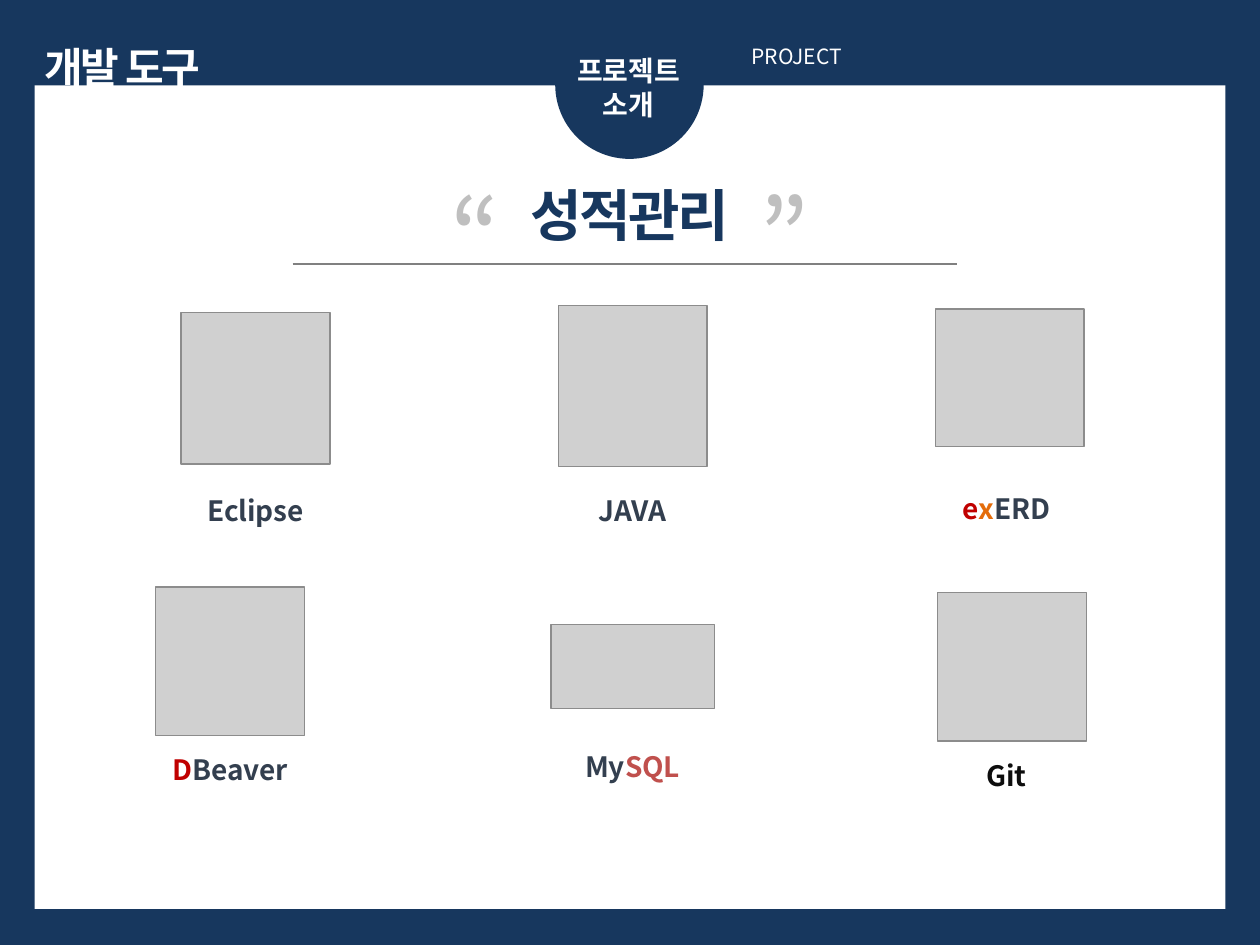
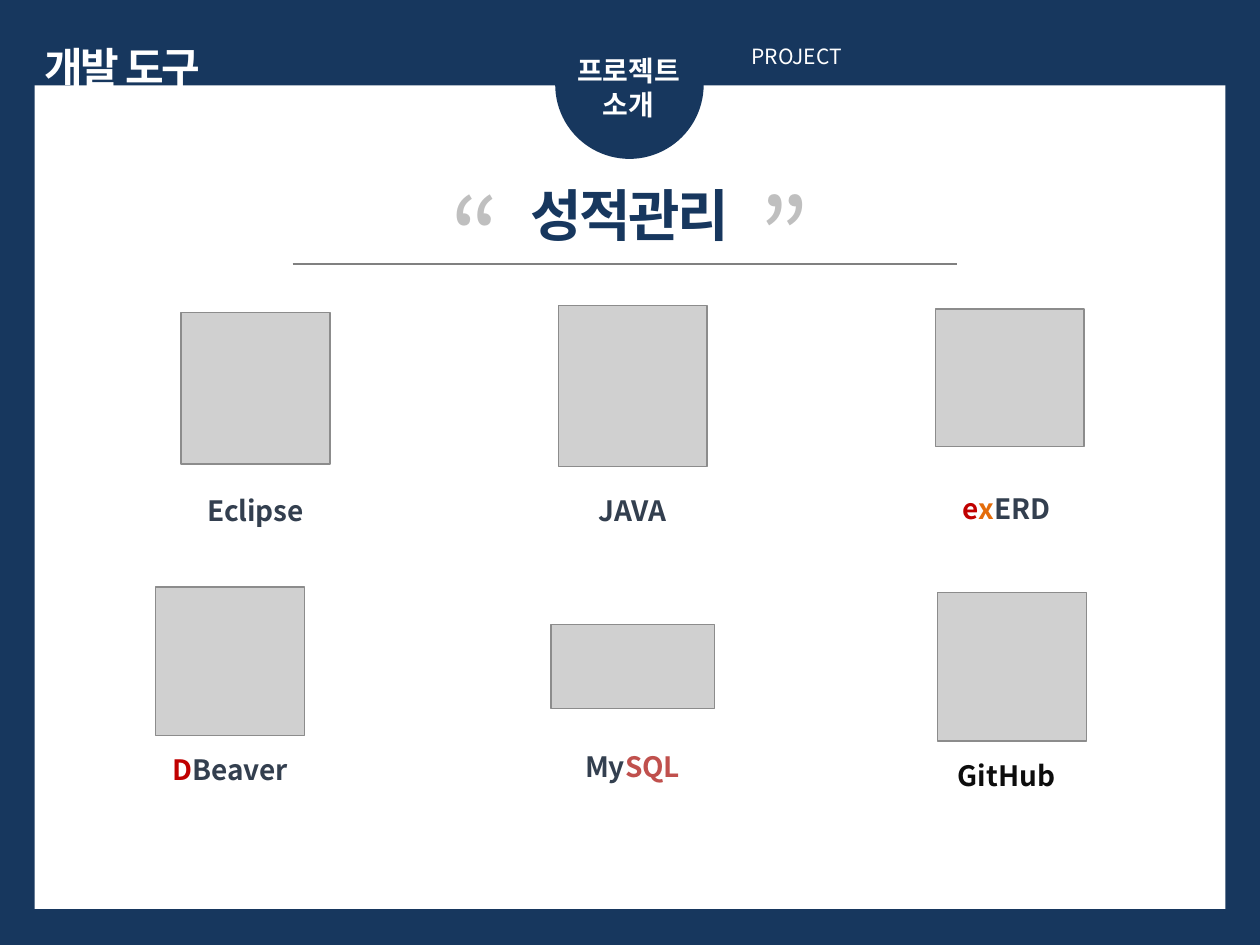
Before and after one commit to stpn94/grade, a slide deck: slide 4 of 학생관리프로그램.pptx. Drawn at 1260x945 pixels with LibreOffice and Linux fonts; fonts in the diff are those of the drawing; grey boxes stand for pictures. Boxes give left, top, right and bottom in pixels: in the first picture for what was removed or moved away, otherwise in the second. Text is boxed around its words. In the diff, an @@ line names an element or a change of style, - is before the commit and + after.

```diff
--- a/학생관리프로그램.pptx
+++ b/학생관리프로그램.pptx
@@ text at [958,763,1055,787]: text changed @@
-Git
+GitHub
```
Also in this commit, not shown: 6 other slides changed, 1 other file.
